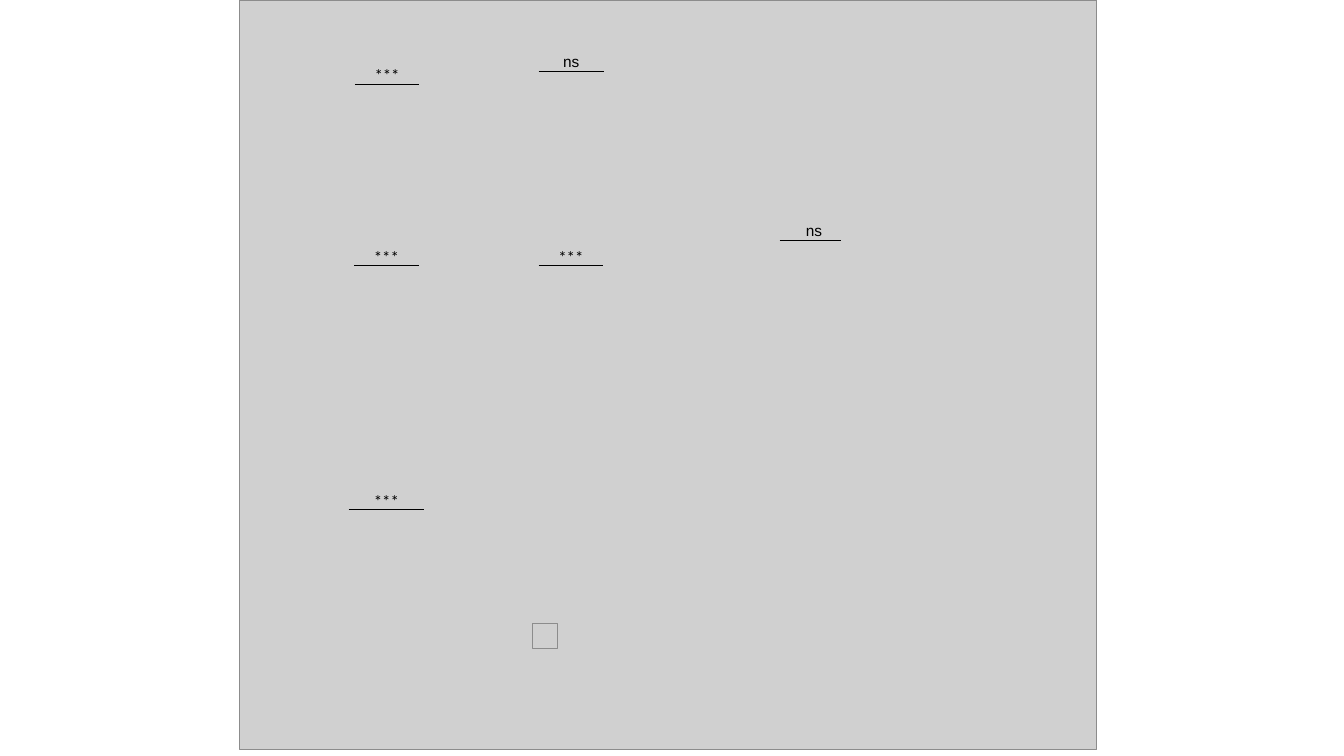
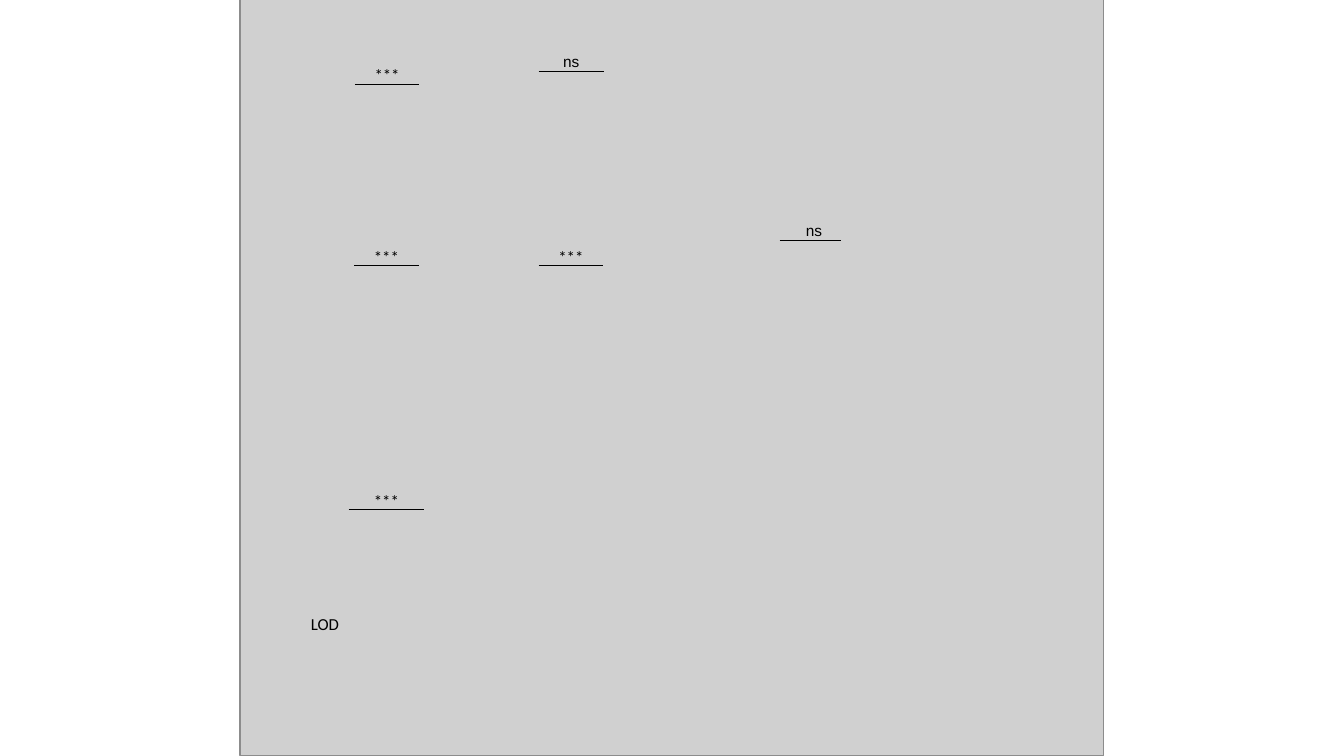
Before and after one commit to bisesi/Host-Ecology-and-Host-Range, a slide deck: slide 2 of figures/final-figs/imgs/figure-4-5-sig.pptx. Drawn at 1344x756 pixels with LibreOffice and Linux fonts; fonts in the diff are those of the drawing; grey boxes stand for pictures. Boxes give left, top, right and bottom in pixels: in the first picture for what was removed or moved away, otherwise in the second. Text is boxed around its words. In the diff, an @@ line names an element or a change of style, - is before the commit and + after.

```diff
--- a/figures/final-figs/imgs/figure-4-5-sig.pptx
+++ b/figures/final-figs/imgs/figure-4-5-sig.pptx
@@ picture: place and size @@
-picture at [240,0,1097,750]
+picture at [240,0,1104,756]
@@ text added at [311,619,339,630], 12 pt, text #000000 @@
+LOD
@@ picture removed at [532,623,558,648] @@
```
Also in this commit, not shown: 1 other slide changed, 21 other files.
